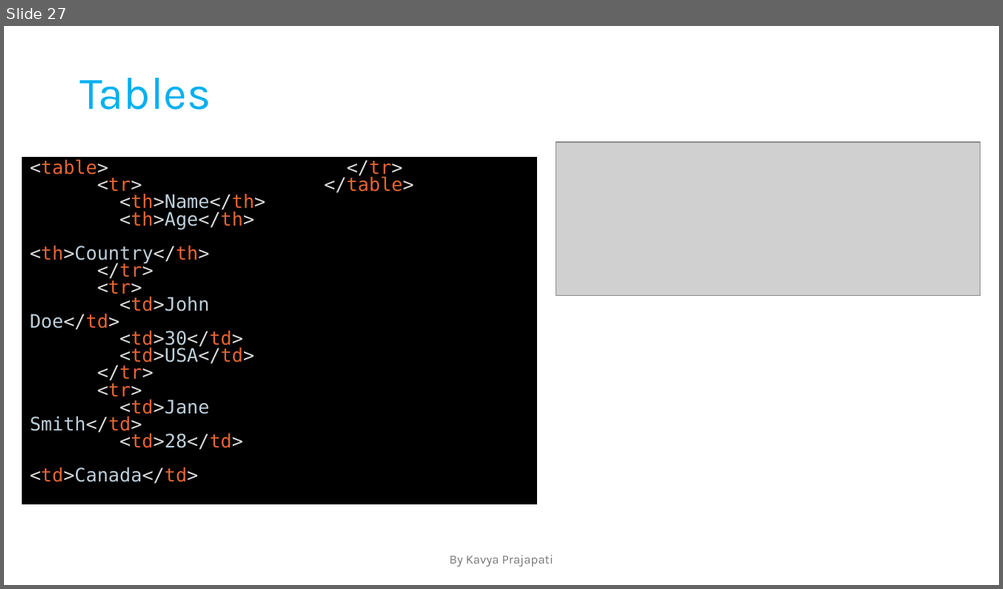
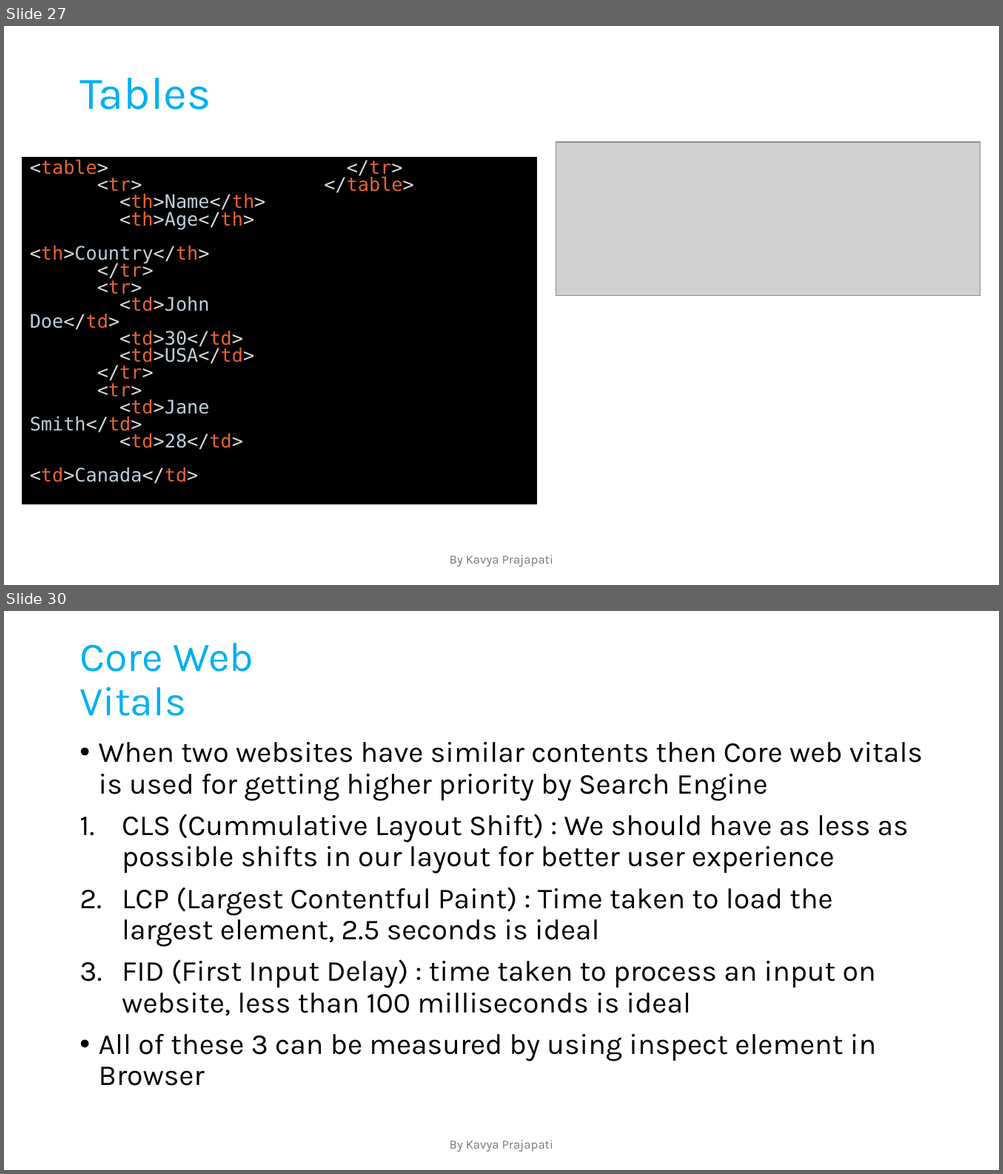
Before and after one commit to prajapati-satyam/Web-Development, a slide deck: Notes.pptx. Shown one above the other, each under a label of ours: slide 27 before the commit, slides 27 and 30 after it; the slides between them are not shown. The pictures are 1003x589 and 1003x1174 pixels, drawn with LibreOffice and Linux fonts; fonts in the diff are those of the drawing; grey boxes stand for pictures. Boxes give left, top, right and bottom in pixels: in the first picture for what was removed or moved away, otherwise in the second. Text is boxed around its words. In the diff, an @@ line names an element or a change of style, - is before the commit and + after.

```diff
--- a/Notes.pptx
+++ b/Notes.pptx
@@ slide 30 added at bbox=[4, 611, 999, 1170], background #FFFFFF @@
@@ title added at bbox=[79, 643, 253, 716], 39.6 pt, text #00B0F0 @@
+Core Web Vitals
@@ text added at bbox=[99, 742, 922, 1086], 28 pt, text #000000 @@
+• When two websites have similar contents then Core web vitals is used for getting higher priority by Search Engine
+1. CLS (Cummulative Layout Shift) : We should have as less as possible shifts in our layout for better user experience
+2. LCP (Largest Contentful Paint) : Time taken to load the largest element, 2.5 seconds is ideal
+3. FID (First Input Delay) : time taken to process an input on website, less than 100 milliseconds is ideal
+• All of these 3 can be measured by using inspect element in Browser
@@ text added at bbox=[449, 1140, 553, 1152], 12 pt, text #797979 @@
+By Kavya Prajapati
```
Also in this commit, not shown: 3 other slides added.
